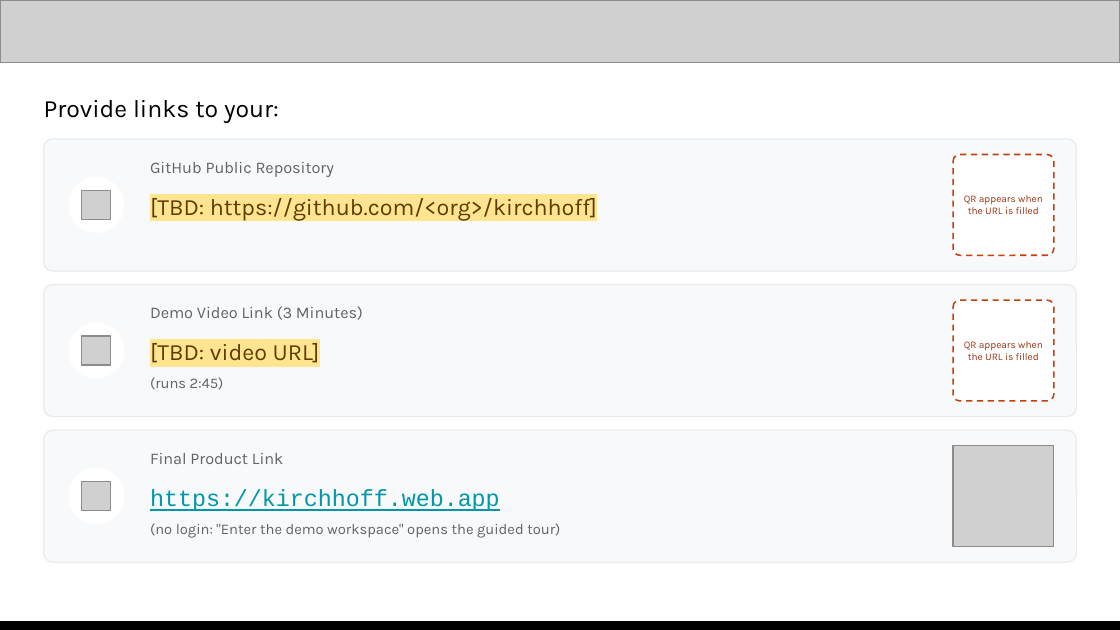
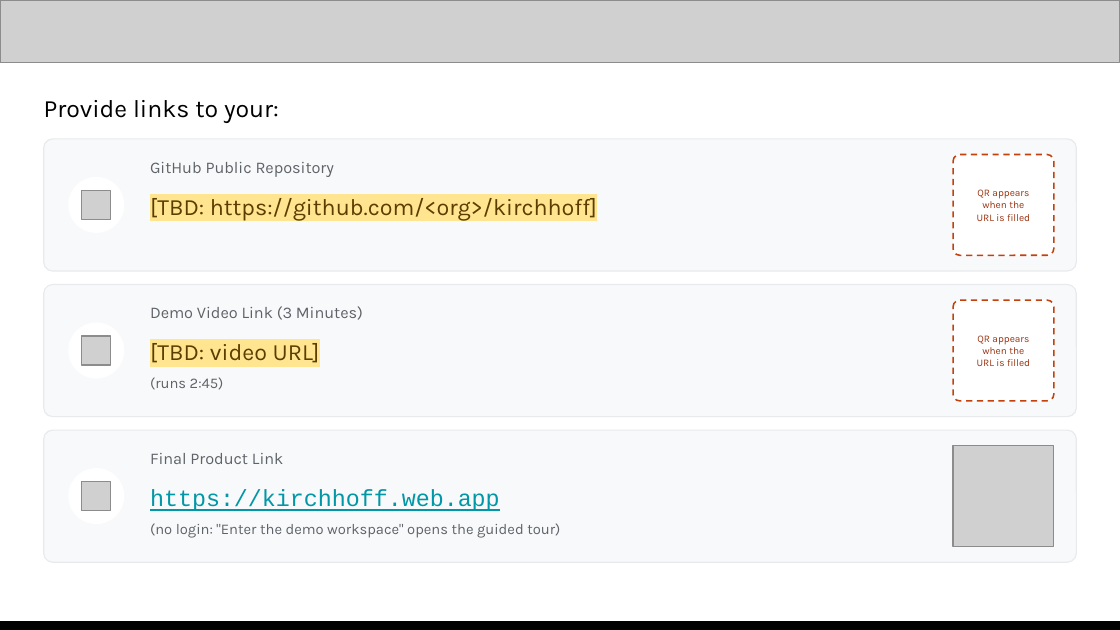
Before and after one commit to mehular0ra/kirchhoff, a slide deck: slide 13 of docs/submission/deck/Kirchhoff-AI-Builder-Cup.pptx. Drawn at 1120x630 pixels with LibreOffice and Linux fonts; fonts in the diff are those of the drawing; grey boxes stand for pictures. Boxes give left, top, right and bottom in pixels: in the first picture for what was removed or moved away, otherwise in the second. Text is boxed around its words. In the diff, an @@ line names an element or a change of style, - is before the commit and + after.

```diff
--- a/docs/submission/deck/Kirchhoff-AI-Builder-Cup.pptx
+++ b/docs/submission/deck/Kirchhoff-AI-Builder-Cup.pptx
@@ text in rounded rectangle at bbox=[977, 189, 1030, 221]: text changed @@
-QR appears when the URL is filled
+QR appears
+when the
+URL is filled
@@ text in rounded rectangle at bbox=[977, 335, 1030, 366]: text changed @@
-QR appears when the URL is filled
+QR appears
+when the
+URL is filled
```
Also in this commit, not shown: 1 other slide changed, 5 other files.
